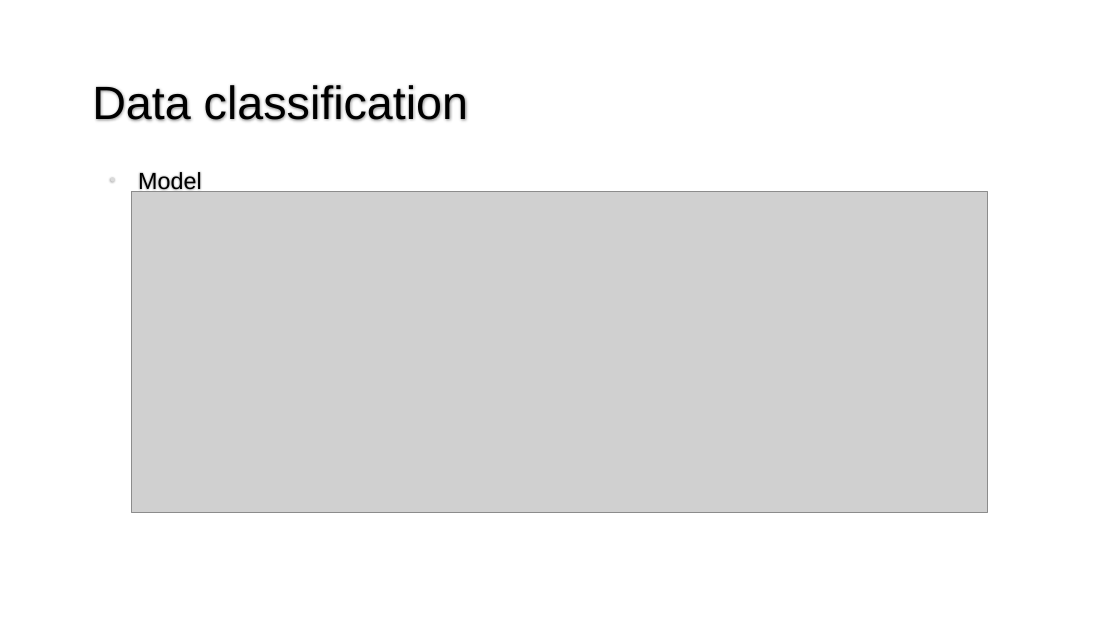
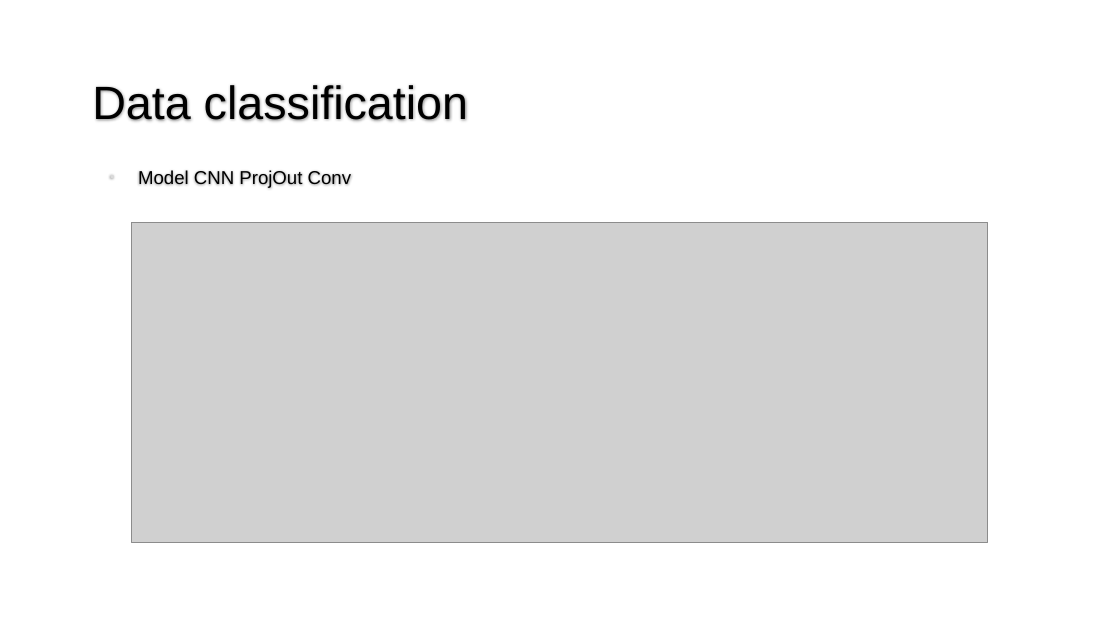
Before and after one commit to Christian-Espinosa/TFG-AI-detection-seizures, a slide deck: slide 12 of Documentation/PresentacióTFG.pptm (slide 14 before the commit). Drawn at 1120x630 pixels with LibreOffice and Linux fonts; fonts in the diff are those of the drawing; grey boxes stand for pictures. Boxes give left, top, right and bottom in pixels: in the first picture for what was removed or moved away, otherwise in the second. Text is boxed around its words. In the diff, an @@ line names an element or a change of style, - is before the commit and + after.

```diff
--- a/Documentation/PresentacióTFG.pptm
+++ b/Documentation/PresentacióTFG.pptm
@@ text at (138,170,351,188): text changed; size 20 to 16 pt @@
-• Model
+• Model CNN ProjOut Conv
@@ picture: place and size @@
-picture at (131,192,988,512)
+picture at (131,222,988,542)
```
Also in this commit, not shown: 8 other slides changed, 12 slides added, 2 slides removed, 4 other files.
